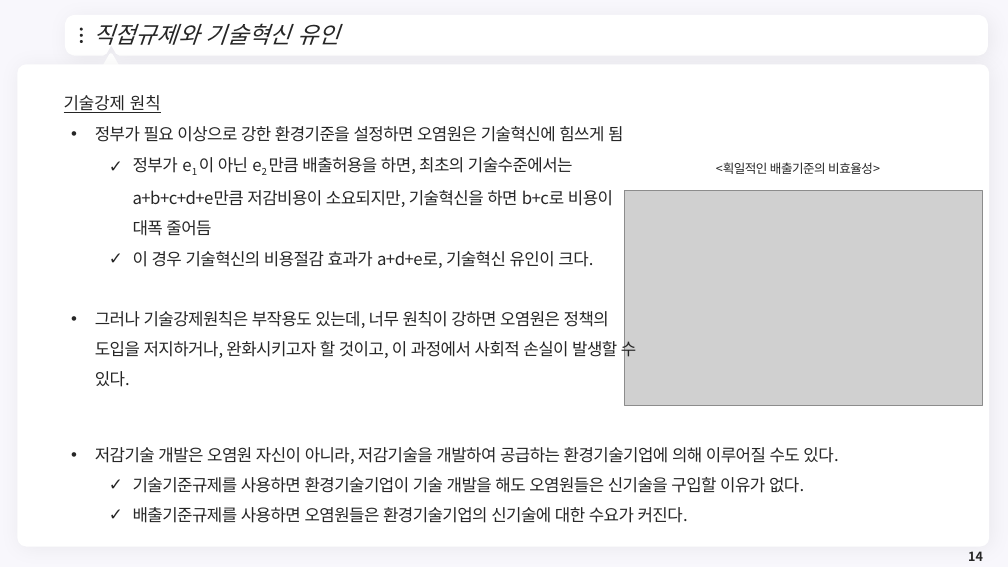
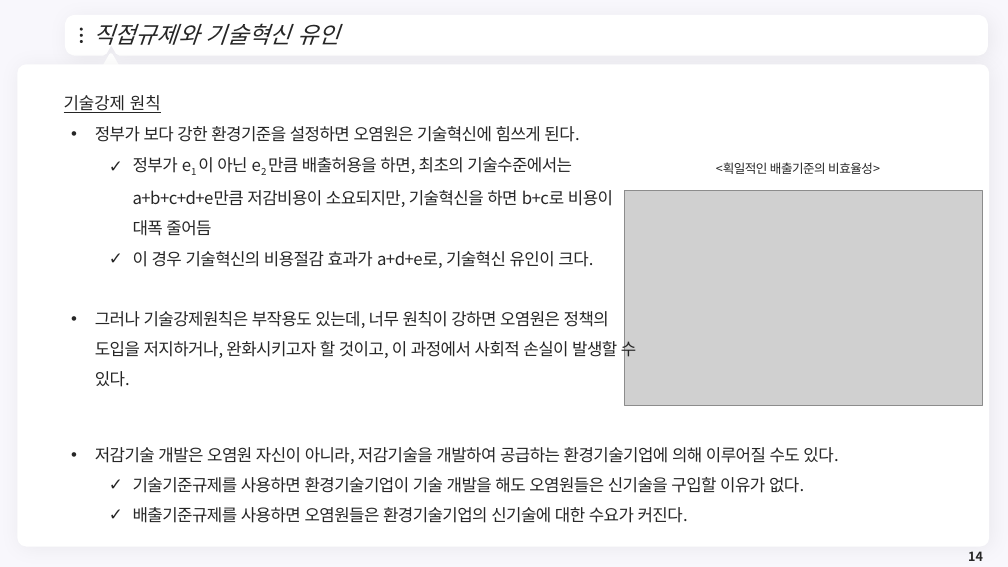
Before and after one commit to meandthey/Teaching, a slide deck: slide 14 of 환경경제학/2026-1/환경경제학_Chapter_06.pptx. Drawn at 1008x567 pixels with LibreOffice and Linux fonts; fonts in the diff are those of the drawing; grey boxes stand for pictures; background and template pictures are left out. Boxes give left, top, right and bottom in pixels: in the first picture for what was removed or moved away, otherwise in the second. Text is boxed around its words. In the diff, an @@ line names an element or a change of style, - is before the commit and + after.

```diff
--- a/환경경제학/2026-1/환경경제학_Chapter_06.pptx
+++ b/환경경제학/2026-1/환경경제학_Chapter_06.pptx
@@ text at <box>95,126,579,142</box>: text changed @@
-• 정부가 필요 이상으로 강한 환경기준을 설정하면 오염원은 기술혁신에 힘쓰게 됨
+• 정부가 보다 강한 환경기준을 설정하면 오염원은 기술혁신에 힘쓰게 된다.
```
Also in this commit, not shown: 5 other files.
